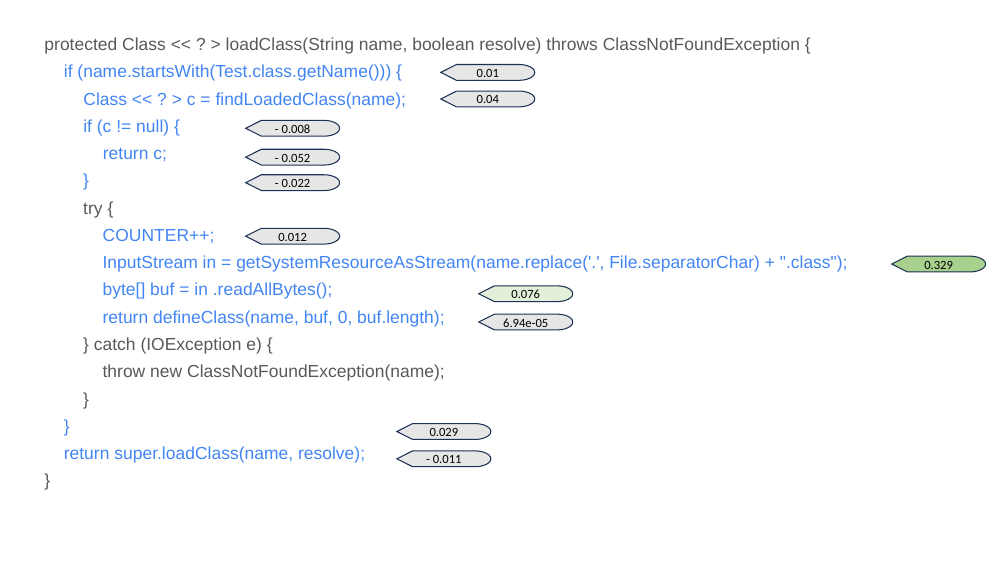
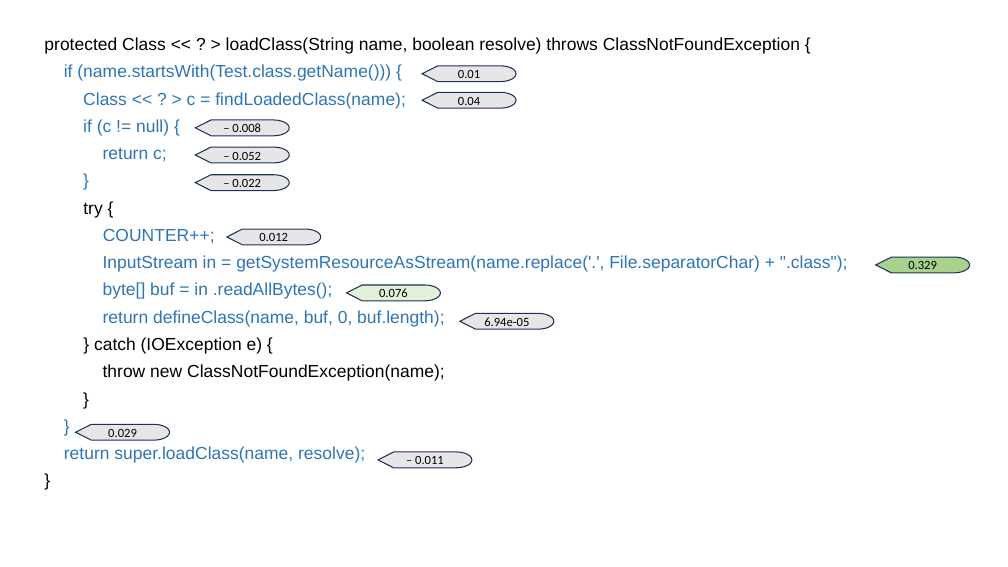
Before and after one commit to tien-n-nguyen/exception, a slide deck: slide 7 of EH-figures.pptx. Drawn at 1008x567 pixels with LibreOffice and Linux fonts; fonts in the diff are those of the drawing. Boxes give left, top, right and bottom in pixels: in the first picture for what was removed or moved away, otherwise in the second. Text is boxed around its words. In the diff, an @@ line names an element or a change of style, - is before the commit and + after.

```diff
--- a/EH-figures.pptx
+++ b/EH-figures.pptx
@@ text "protected Class << ? > ..." at (44, 37, 848, 463): text colour #595959 to #000000 in "protected Class << ? > loadClass(String name, ...", "try {", "} catch (IOException e) {", "throw new ClassNotFoundException(name);" and 2 more places; text colour #4285F4 to #2E75B6 in "if (name.startsWith(Test.class.getName())) {", "Class << ? > c = findLoadedClass(name);", "if (c != null) {", "return c;" and 7 more places @@
@@ 3 flow chart displays: place and size @@
-3 flow chart displays at (246, 120, 340, 191)
+3 flow chart displays at (195, 120, 289, 191)
@@ text in flow chart display at (232, 123, 261, 136): text changed @@
-- 0.008
+– 0.008
@@ text in flow chart display at (232, 179, 261, 191): text changed @@
-- 0.022
+– 0.022
@@ text in flow chart display at (232, 152, 261, 163): text changed @@
-- 0.052
+– 0.052
@@ flow chart display "0.329": place and size @@
-flow chart display "0.329" at (892, 256, 986, 272)
+flow chart display "0.329" at (876, 257, 969, 273)
@@ flow chart display "0.076": place and size @@
-flow chart display "0.076" at (479, 286, 572, 302)
+flow chart display "0.076" at (346, 285, 440, 301)
@@ flow chart display "0.029": place and size @@
-flow chart display "0.029" at (397, 423, 491, 439)
+flow chart display "0.029" at (76, 424, 169, 440)
@@ 5 flow chart displays: place and size @@
-5 flow chart displays at (246, 64, 572, 467)
+5 flow chart displays at (227, 66, 554, 468)
@@ text in flow chart display at (415, 456, 444, 468): text changed @@
-- 0.011
+– 0.011
```
Also in this commit, not shown: 4 other files.
